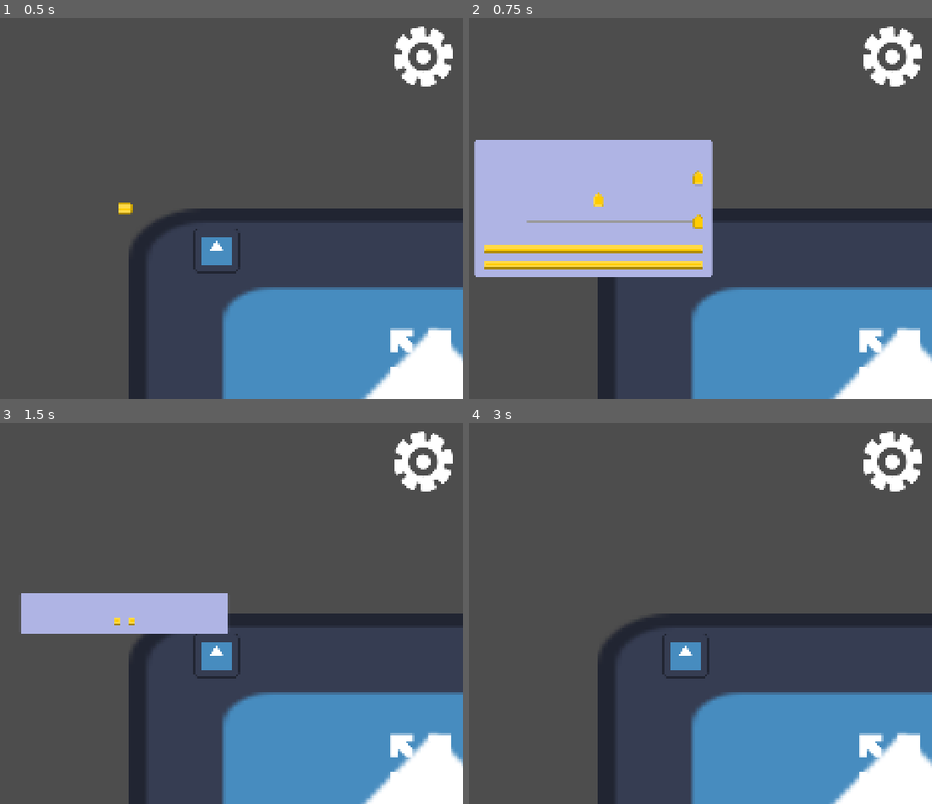
Above: before the commit, frames 1-4 (two rows, left to right).
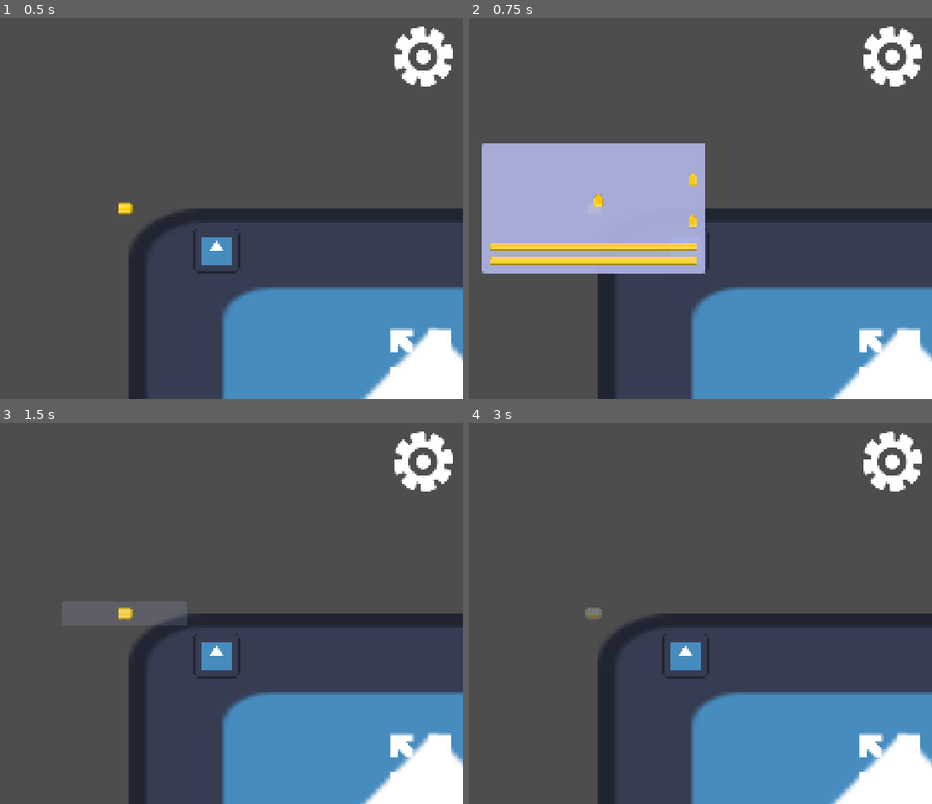
Above: after the commit, the same moments.

Repository: dtsykunov/hidden-object-girly-jam
Game: Godot game, scene res://scenes/node_2d.tscn
Same seed, same stepped clock (60 frames per second), same inputs: the game is played once before the commit and once after it. The engine's default icon, where the game draws it, is replaced by a stand-in: a white triangle on a blue panel in a dark square.
Inputs (mouse positions are in pixels of both pictures, inside the frame that each line leads up to):
- Up to frame 1 (0.5 s): no input
- Up to frame 2 (0.75 s): click (890, 56) at 0.5 s
- Up to frame 3 (1.5 s): click "Restart" at 1.25 s
- Up to frame 4 (3 s): click "Cancel" at 2 s; click "Play" at 2.75 s

Frame 1 is identical in both runs. In frame 2, 4.7% of the frame differs, in the area x 1-53%, y 32-68%; in frame 3, 4.8%, in the area x 4-50%, y 44-56%; in frame 4, less than 0.1%.

Commit message:
add springiness

Diff:
--- a/ui/overlay.gd
+++ b/ui/overlay.gd
@@ -13,7 +13,10 @@
 
 
 func _on_options_button_pressed() -> void:
-	_options_menu.visible = not _options_menu.visible
+	if _options_menu.visible:
+		PanelAnimator.hide(_options_menu)
+	else:
+		PanelAnimator.show(_options_menu)
 
 
 func _init_sliders() -> void:
@@ -49,20 +52,20 @@
 
 func _on_play_button_pressed() -> void:
 	GameState.start()
-	_play_button.hide()
+	await PanelAnimator.dismiss(_play_button)
 
 
 func _on_restart_button_pressed() -> void:
-	_options_menu.hide()
-	_confirm_panel.visible = true
+	await PanelAnimator.hide(_options_menu)
+	PanelAnimator.show(_confirm_panel)
 
 
 func _on_continue_button_pressed() -> void:
-	_on_options_button_pressed()
+	PanelAnimator.hide(_options_menu)
 
 
 func _on_confirm_cancel_pressed() -> void:
-	_confirm_panel.visible = false
+	PanelAnimator.hide(_confirm_panel)
 
 
 func _on_confirm_restart_pressed() -> void:
--- /dev/null
+++ b/ui/panel_animator.gd
@@ -0,0 +1,35 @@
+class_name PanelAnimator
+
+
+static func show(panel: Control) -> void:
+	panel.pivot_offset = panel.size / 2.0
+	panel.scale = Vector2(0.5, 0.5)
+	panel.modulate.a = 0.0
+	panel.show()
+	var tween := panel.create_tween().set_parallel(true)
+	tween.tween_property(panel, "scale", Vector2.ONE, 0.5) \
+			.set_trans(Tween.TRANS_SPRING).set_ease(Tween.EASE_OUT)
+	tween.tween_property(panel, "modulate:a", 1.0, 0.2)
+
+
+static func hide(panel: Control) -> void:
+	var tween := panel.create_tween().set_parallel(true)
+	tween.tween_property(panel, "scale", Vector2(0.85, 0.85), 0.15) \
+			.set_trans(Tween.TRANS_QUAD).set_ease(Tween.EASE_IN)
+	tween.tween_property(panel, "modulate:a", 0.0, 0.15)
+	await tween.finished
+	panel.hide()
+	panel.scale = Vector2.ONE
+	panel.modulate.a = 1.0
+
+
+static func dismiss(node: Control) -> void:
+	node.pivot_offset = node.size / 2.0
+	var tween := node.create_tween().set_parallel(true)
+	tween.tween_property(node, "scale", Vector2.ZERO, 0.3) \
+			.set_trans(Tween.TRANS_BACK).set_ease(Tween.EASE_IN)
+	tween.tween_property(node, "modulate:a", 0.0, 0.25)
+	await tween.finished
+	node.hide()
+	node.scale = Vector2.ONE
+	node.modulate.a = 1.0
Not shown, added: ui/panel_animator.gd.uid
